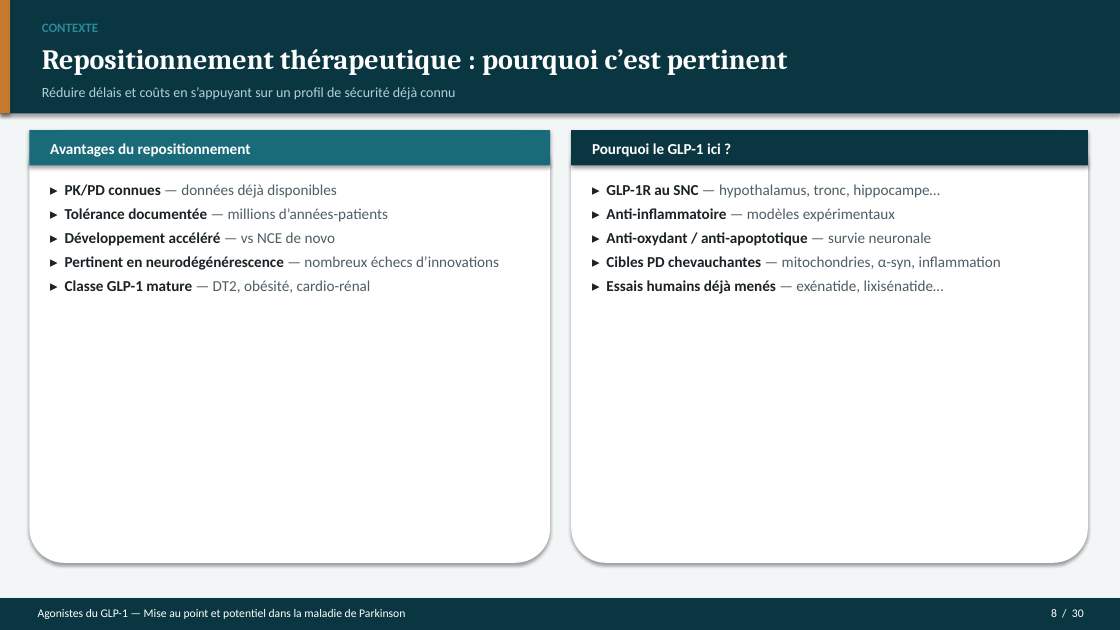
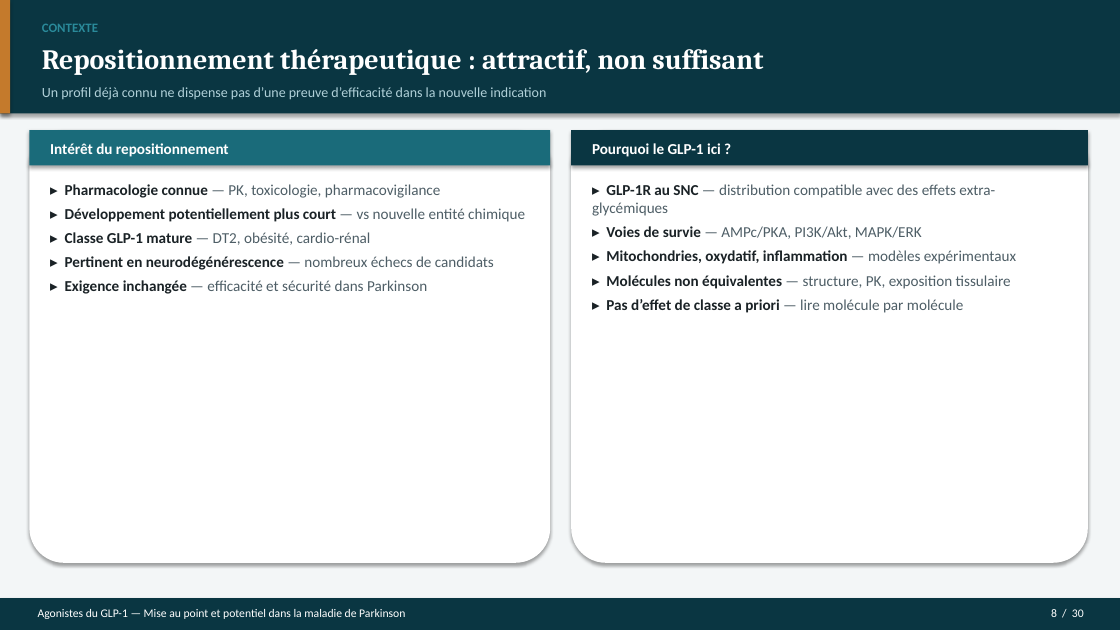
Before and after one commit to Mashtal-Platform/mashtal-platform, a slide deck: slide 8 of docs/presentation/Soutenance_GLP1_Parkinson.pptx. Drawn at 1120x630 pixels with LibreOffice and Linux fonts; fonts in the diff are those of the drawing. Boxes give left, top, right and bottom in pixels: in the first picture for what was removed or moved away, otherwise in the second. Text is boxed around its words. In the diff, an @@ line names an element or a change of style, - is before the commit and + after.

```diff
--- a/docs/presentation/Soutenance_GLP1_Parkinson.pptx
+++ b/docs/presentation/Soutenance_GLP1_Parkinson.pptx
@@ text at (42, 49, 763, 75): text changed @@
-Repositionnement thérapeutique : pourquoi c’est pertinent
+Repositionnement thérapeutique : attractif, non suffisant
@@ text at (42, 87, 546, 100): text changed @@
-Réduire délais et coûts en s’appuyant sur un profil de sécurité déjà connu
+Un profil déjà connu ne dispense pas d’une preuve d’efficacité dans la nouvelle indication
@@ text at (50, 143, 229, 157): text changed @@
-Avantages du repositionnement
+Intérêt du repositionnement
@@ text at (65, 184, 525, 222): text changed; text colour #4E5E66 to #1A2226; bold on @@
-▸ PK/PD connues — données déjà disponibles
-▸ Tolérance documentée — millions d’années-patients
-▸ Développement accéléré — vs NCE de novo
-▸ Pertinent en neurodégénérescence — nombreux échecs d’innovations
+▸ Pharmacologie connue — PK, toxicologie, pharmacovigilance
+▸ Développement potentiellement plus court — vs nouvelle entité chimique
@@ text at (592, 184, 1016, 313): text changed @@
-▸ GLP-1R au SNC — hypothalamus, tronc, hippocampe…
-▸ Anti-inflammatoire — modèles expérimentaux
-▸ Anti-oxydant / anti-apoptotique — survie neuronale
-▸ Cibles PD chevauchantes — mitochondries, α-syn, inflammation
-▸ Essais humains déjà menés — exénatide, lixisénatide…
+▸ GLP-1R au SNC — distribution compatible avec des effets extra-glycémiques
+▸ Voies de survie — AMPc/PKA, PI3K/Akt, MAPK/ERK
+▸ Mitochondries, oxydatif, inflammation — modèles expérimentaux
+▸ Molécules non équivalentes — structure, PK, exposition tissulaire
+▸ Pas d’effet de classe a priori — lire molécule par molécule
@@ text at (65, 256, 494, 294): paragraphs added @@
+▸ Pertinent en neurodégénérescence — nombreux échecs de candidats
+▸ Exigence inchangée — efficacité et sécurité dans Parkinson
```
Also in this commit, not shown: 19 other slides changed, 10 slides added, 10 slides removed, 7 other files.
